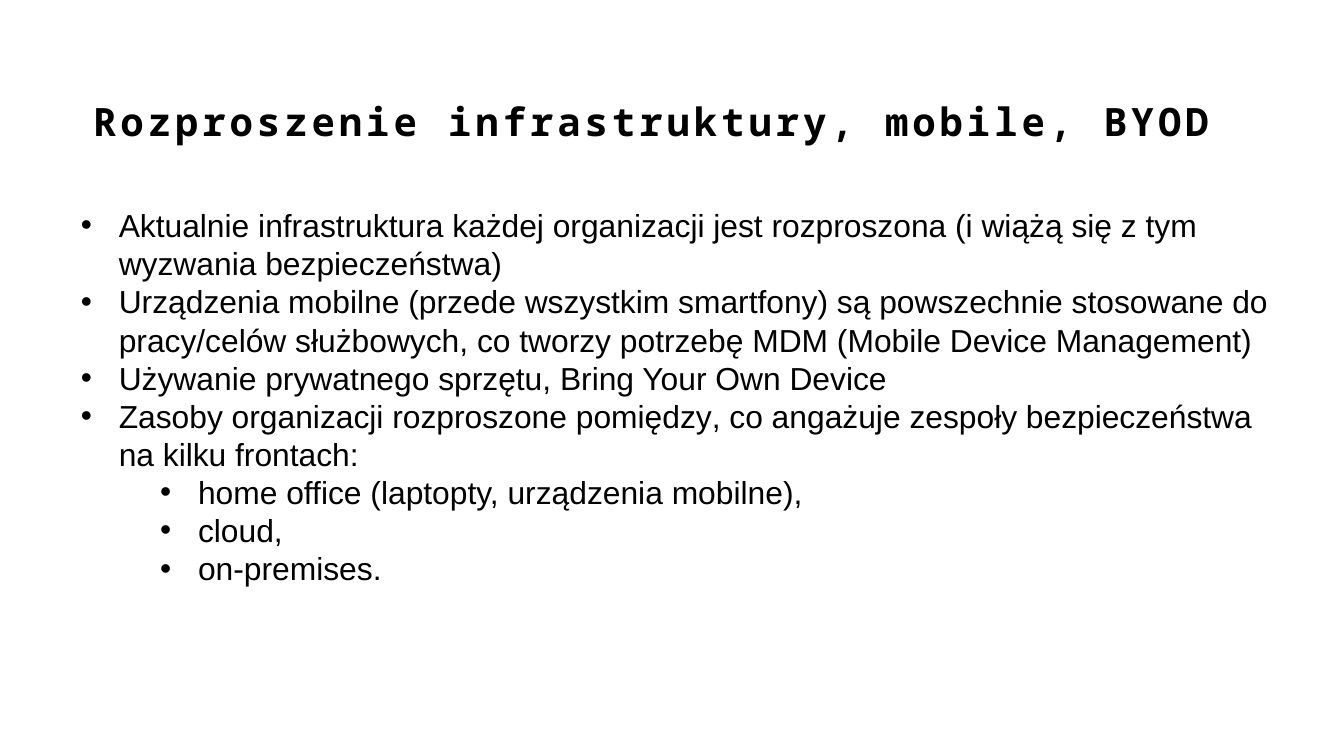
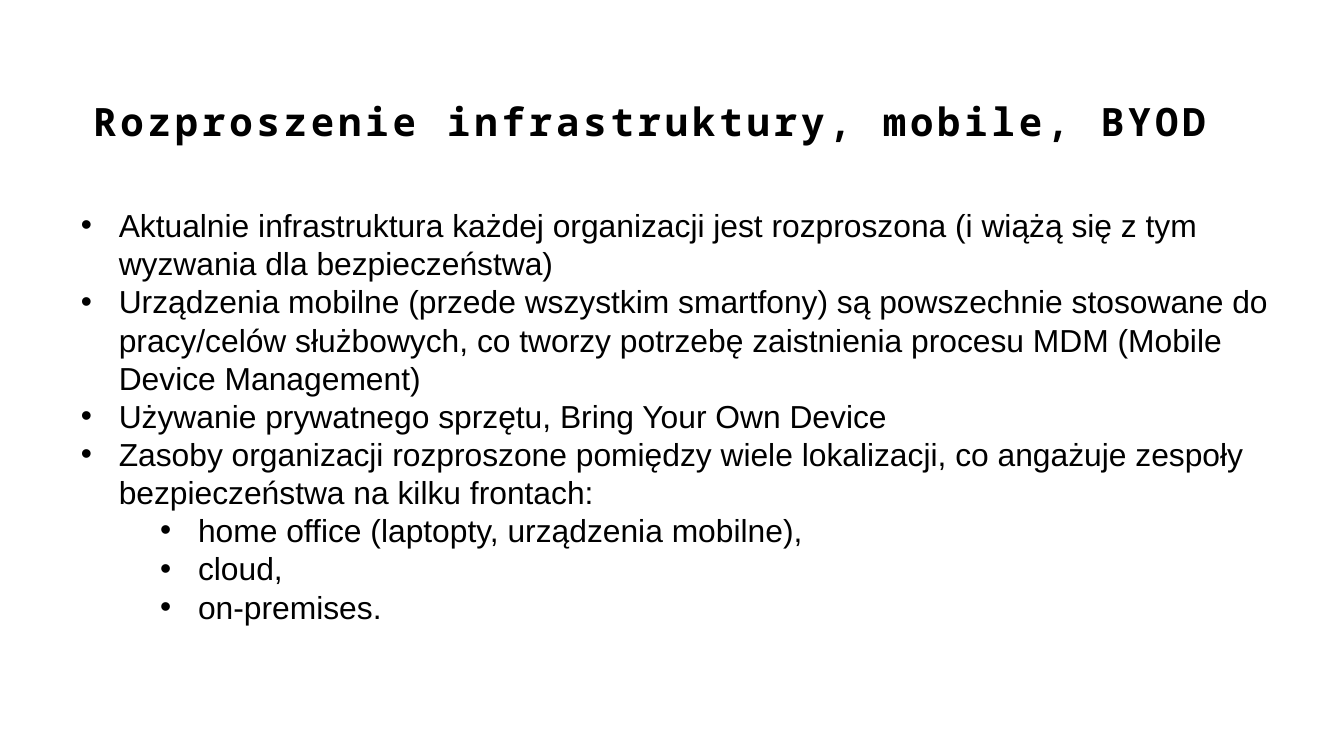
Before and after one commit to ewilded/DFIR, a slide deck: slide 22 of 1_Infrastruktura_IT.pptx (slide 21 before the commit). Drawn at 1344x756 pixels with LibreOffice and Linux fonts; fonts in the diff are those of the drawing. Boxes give left, top, right and bottom in pixels: in the first picture for what was removed or moved away, otherwise in the second. Text is boxed around its words. In the diff, an @@ line names an element or a change of style, - is before the commit and + after.

```diff
--- a/1_Infrastruktura_IT.pptx
+++ b/1_Infrastruktura_IT.pptx
@@ text at [119,214,1267,395]: text changed @@
-• Aktualnie infrastruktura każdej organizacji jest rozproszona (i wiążą się z tym wyzwania bezpieczeństwa)
-• Urządzenia mobilne (przede wszystkim smartfony) są powszechnie stosowane do pracy/celów służbowych, co tworzy potrzebę MDM (Mobile Device Management)
+• Aktualnie infrastruktura każdej organizacji jest rozproszona (i wiążą się z tym wyzwania dla bezpieczeństwa)
+• Urządzenia mobilne (przede wszystkim smartfony) są powszechnie stosowane do pracy/celów służbowych, co tworzy potrzebę zaistnienia procesu MDM (Mobile Device Management)
@@ text at [119,443,1243,510]: text changed @@
-• Zasoby organizacji rozproszone pomiędzy, co angażuje zespoły bezpieczeństwa na kilku frontach:
+• Zasoby organizacji rozproszone pomiędzy wiele lokalizacji, co angażuje zespoły bezpieczeństwa na kilku frontach:
```
Also in this commit, not shown: 9 other slides changed, 1 slide added, 4 other files.
